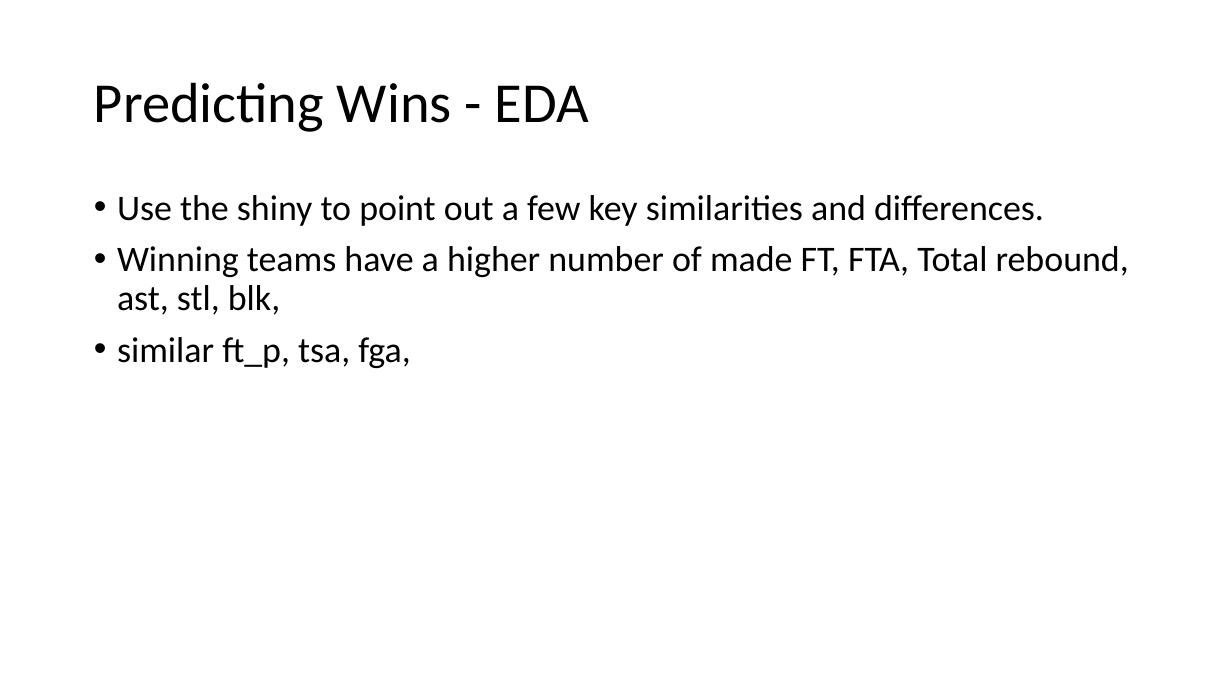
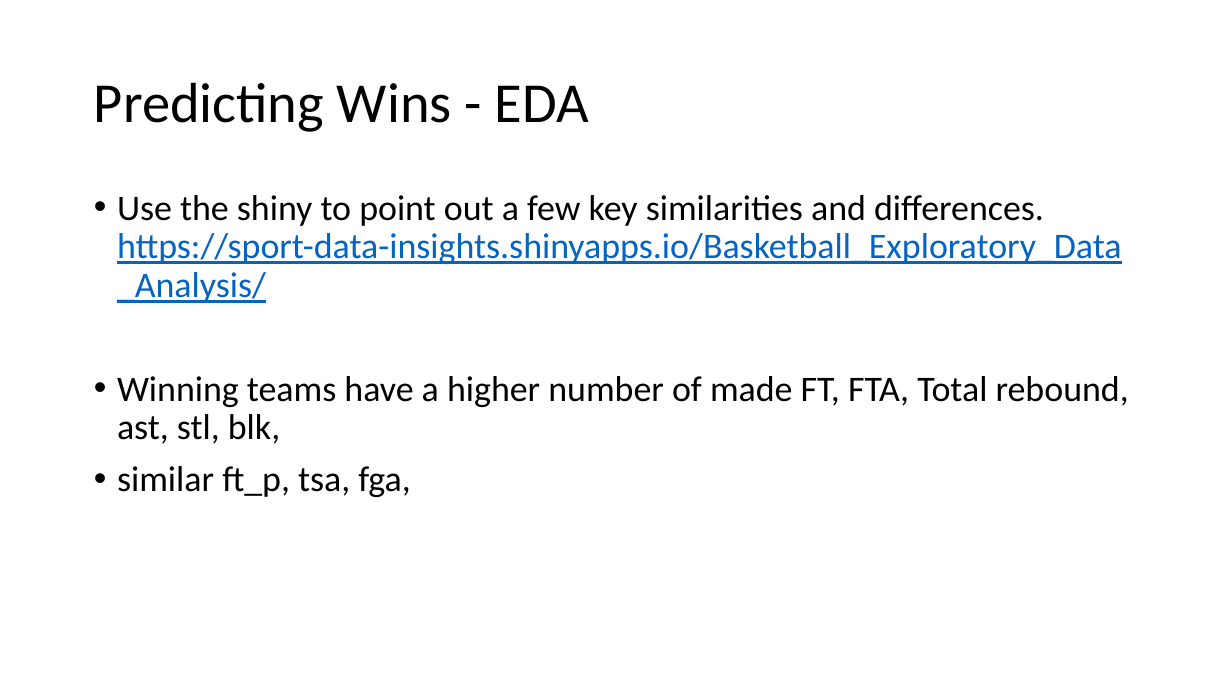
Before and after one commit to RobertRiddell/Olympic-Basketball, a slide deck: slide 9 of docs/Olympic Basketball.pptx. Drawn at 1232x693 pixels with LibreOffice and Linux fonts; fonts in the diff are those of the drawing. Boxes give left, top, right and bottom in pixels: in the first picture for what was removed or moved away, otherwise in the second. Text is boxed around its words. In the diff, an @@ line names an element or a change of style, - is before the commit and + after.

```diff
--- a/docs/Olympic Basketball.pptx
+++ b/docs/Olympic Basketball.pptx
@@ text at (117,195,1122,303): text changed; text colour #000000 to #0563C1 @@
-• Use the shiny to point out a few key similarities and differences.
+• Use the shiny to point out a few key similarities and differences. https://sport-data-insights.shinyapps.io/Basketball_Exploratory_Data_Analysis/
```
Also in this commit, not shown: 6 other slides changed, 2 slides added, 1 slide removed, 4 other files.
